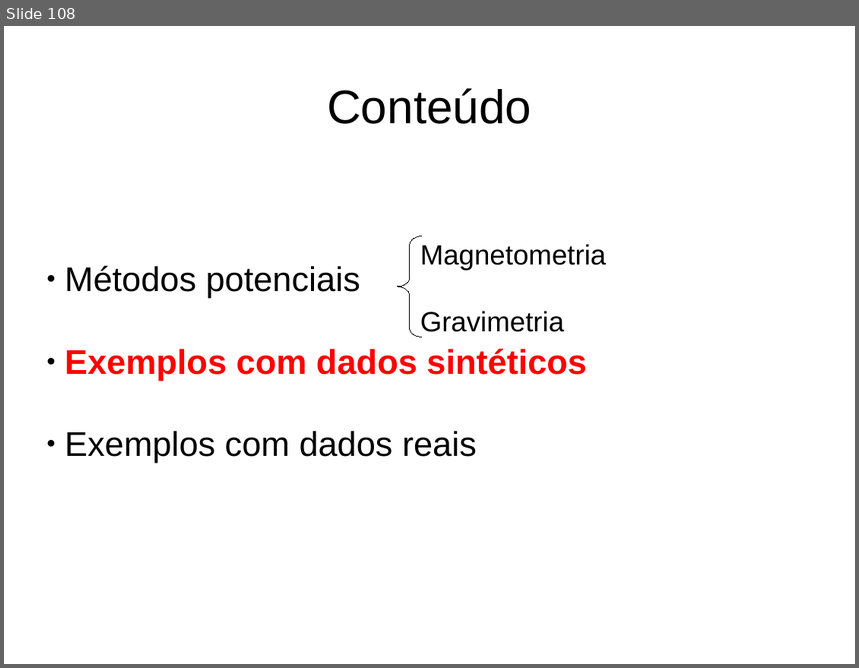
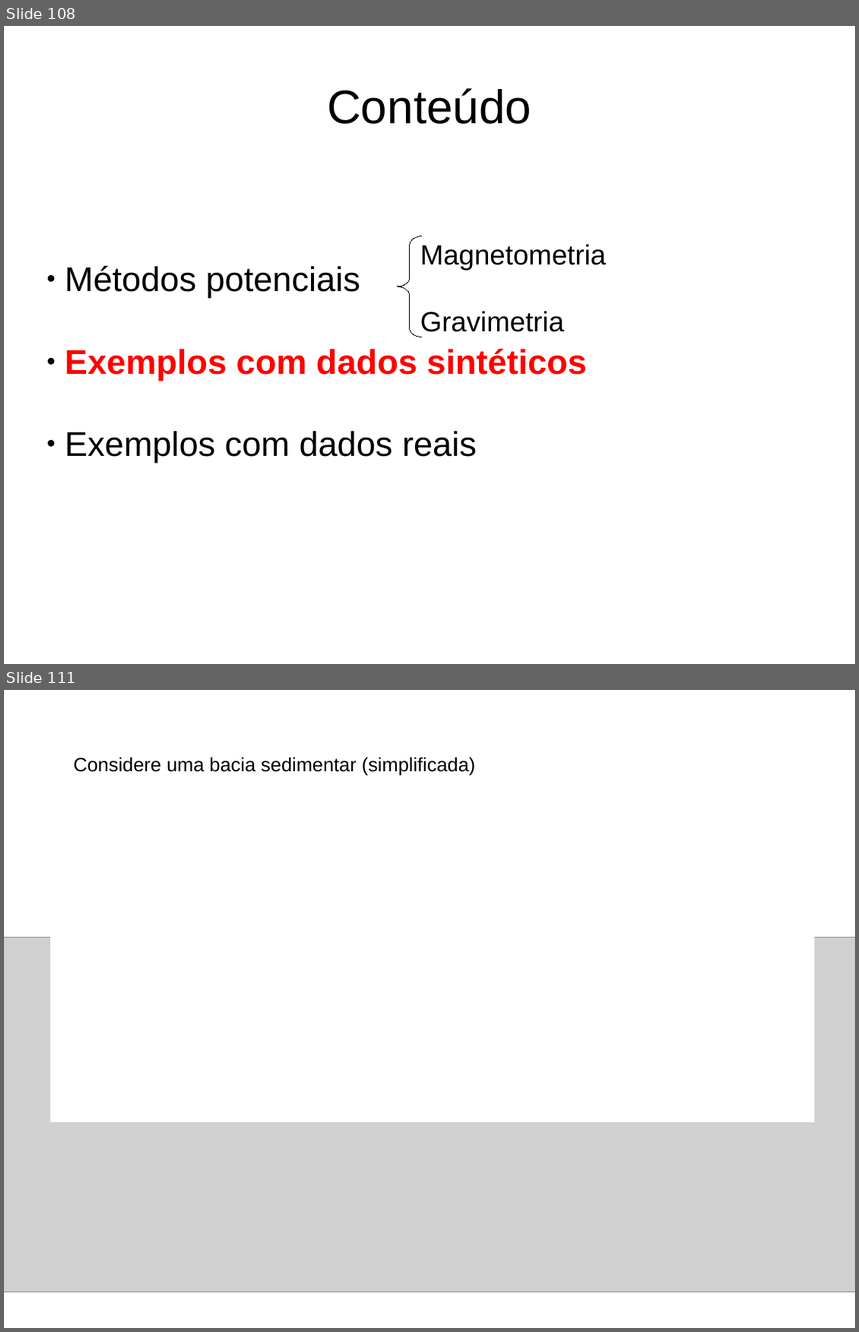
Before and after one commit to birocoles/UFRRJ-SEGEO2017, a slide deck: presentation/SEGEO2017.odp. Shown one above the other, each under a label of ours: slide 108 before the commit, slides 108 and 111 after it; the slides between them are not shown. The pictures are 859x668 and 859x1332 pixels, drawn with LibreOffice and Linux fonts; fonts in the diff are those of the drawing; grey boxes stand for pictures. Boxes give left, top, right and bottom in pixels: in the first picture for what was removed or moved away, otherwise in the second. Text is boxed around its words. In the diff, an @@ line names an element or a change of style, - is before the commit and + after.

```diff
--- a/presentation/SEGEO2017.odp
+++ b/presentation/SEGEO2017.odp
@@ slide 111 added at [4, 690, 855, 1328], background #FFFFFF @@
@@ text added at [73, 757, 476, 775], 18 pt, text #000000 @@
+Considere uma bacia sedimentar (simplificada)
@@ picture added at [4, 937, 855, 1293] @@
@@ rectangle added at [50, 937, 815, 1122], fill #FFFFFF @@
```
Also in this commit, not shown: 1 slide changed, 11 other slides added, 17 other files.
